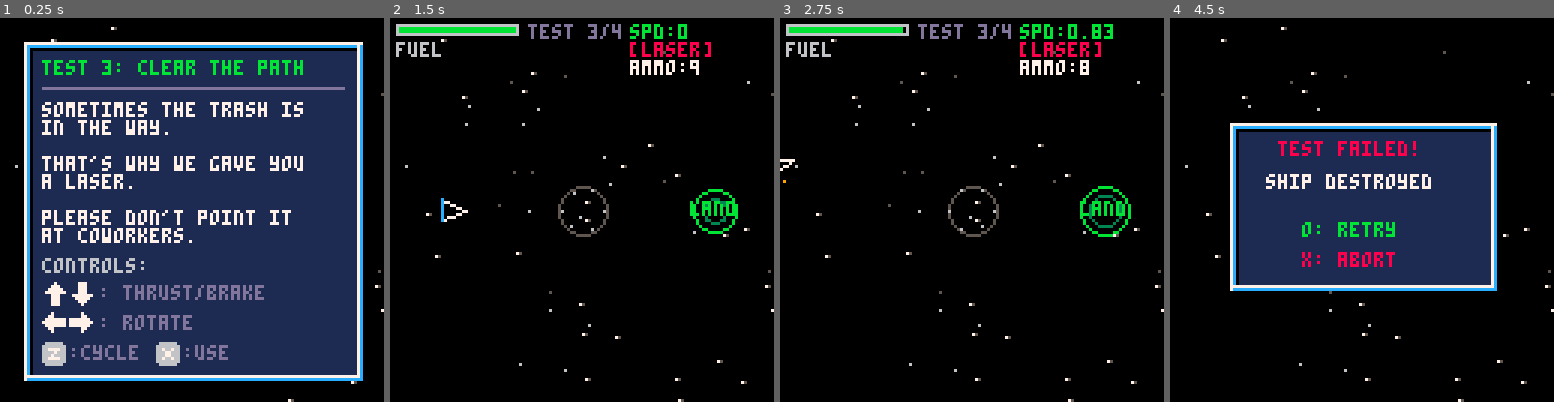
Above: before the commit, frames 1-4 (left to right).
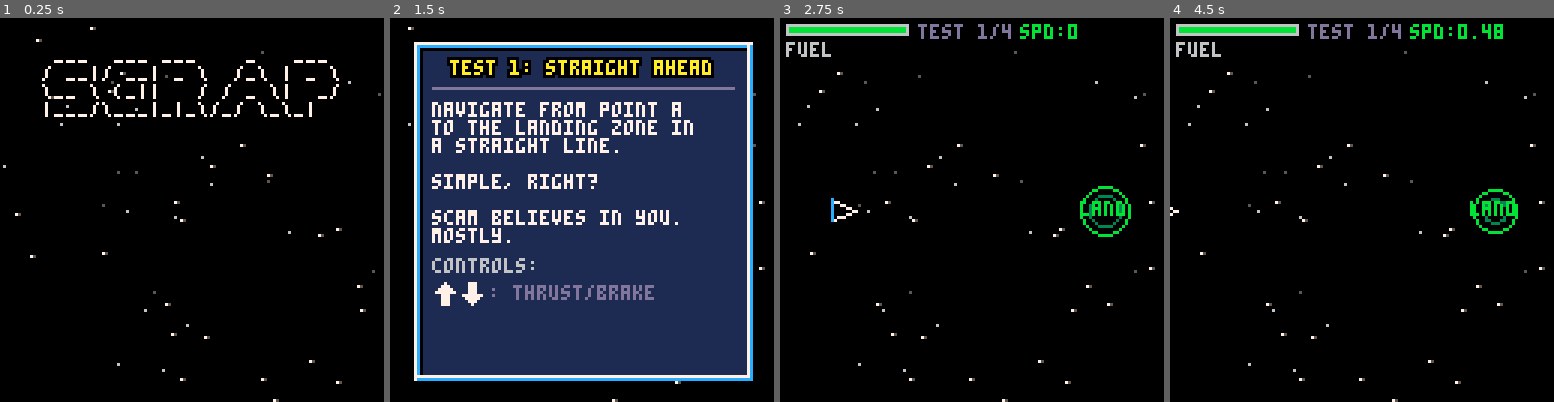
Above: after the commit, the same moments.

Repository: Dhebug/S.C.R.A.P.
Game: PICO-8 cartridge scrap.p8
Same seed, same stepped clock (60 frames per second), same inputs: the game is played once before the commit and once after it.
Inputs:
- Up to frame 1 (0.25 s): no input
- Up to frame 2 (1.5 s): tap X (X key) at 0.33, 1.07 s; tap O (Z key) at 0.7 s
- Up to frame 3 (2.75 s): hold Right 1.6-2.1 s; tap O (Z key) at 1.7, 2.1, 2.5 s; tap X (X key) at 1.85 s; hold Up 2.15-2.42 s; hold Right from 2.47 s (still down)
- Up to frame 4 (4.5 s): tap O (Z key) every 0.4 s from 2.9 to 4.1 s; tap X (X key) at 2.97, 4.08 s; release Right at 3.03 s; hold Left 3.08-3.58 s; hold Down 3.63-3.97 s; hold Right from 4.02 s (still down)

The runs differ from the first frame. In frame 1, 76% of the frame differs, in the area x 0-100%, y 2-100%; in frame 2, 76%, in the area x 1-100%, y 1-100%; in frame 3, 2.3%; in frame 4, 32%.

Commit message:
More centering and tweaking.

Diff:
--- a/scrap.p8
+++ b/scrap.p8
@@ -568,6 +568,25 @@
 }
 
 -------------------------------
+-- outlined text
+-------------------------------
+function cprint(t,y,c)
+ print(t,64-#t*2,y,c)
+end
+
+function coprint(t,y,c,oc)
+ local x=64-#t*2
+ for dx=-1,1 do
+  for dy=-1,1 do
+   if dx!=0 or dy!=0 then
+    print(t,x+dx,y+dy,oc)
+   end
+  end
+ end
+ print(t,x,y,c)
+end
+
+-------------------------------
 -- chrome panel
 -------------------------------
 function draw_panel(x0,y0,x1,y1)
@@ -773,7 +792,7 @@
  state=st_intro
  intro_timer=0
  --cheat: uncomment to skip to a level
- state=st_brief lvl=3
+ --state=st_brief lvl=3
 end
 
 prev_state=-1
@@ -878,7 +897,7 @@
   spr(3,31,73)
   print("rotation: "..mode,41,74,6)
   if flr(frame/15)%2==0 then
-   print("engage controls",36,98,11)
+   coprint("engage controls",98,11,0)
   end
  end
 
@@ -906,7 +925,7 @@
 
  draw_panel(8,8,120,120)
 
- print("test "..lvl..": "..lv.title,14,14,11)
+ coprint("test "..lvl..": "..lv.title,14,10,0)
  print("",14,26)
  -- draw line
  line(14,23,114,23,13)
@@ -935,7 +954,7 @@
  end
 
  if brief_timer>30 and flr(frame/15)%2==0 then
-  print("engage controls",18,112,11)
+  coprint("engage controls",122,11,0)
  end
 end
 
@@ -1037,12 +1056,12 @@
 
  draw_panel(20,40,108,80)
 
- print("test passed!",36,46,11)
+ coprint("test passed!",46,11,0)
  print("score: +"..score,38,56,7)
  print("total: "..total_score,38,64,13)
 
  if success_timer>60 and flr(frame/15)%2==0 then
-  print("engage controls",40,72,6)
+  coprint("engage controls",72,11,0)
  end
 end
 
@@ -1068,16 +1087,18 @@
 
  draw_panel(20,35,108,90)
 
- print("test failed!",36,41,8)
+ coprint("test failed!",41,8,0)
 
  if ship.fuel<=0 then
-  print("out of fuel",38,52,7)
+  cprint("out of fuel",52,7)
  else
-  print("ship destroyed",32,52,7)
- end
-
- print("o: retry",44,68,11)
- print("x: abort",44,78,8)
+  cprint("ship destroyed",52,7)
+ end
+
+ spr(4,44,67)
+ print(": retry",53,68,11)
+ spr(5,44,77)
+ print(": abort",53,78,8)
 end
 
 -------------------------------
@@ -1112,11 +1133,12 @@
 function draw_namein()
  draw_panel(15,30,113,95)
 
- print("certification",34,36,lvl>=max_lvl and 11 or 8)
+ local cc=lvl>=max_lvl and 11 or 8
+ coprint("certification",36,cc,0)
  if lvl>=max_lvl then
-  print("complete!",42,44,11)
+  coprint("complete!",44,11,0)
  else
-  print("incomplete",40,44,8)
+  coprint("incomplete",44,8,0)
  end
 
  print("total score: "..total_score,28,56,7)
@@ -1147,8 +1169,8 @@
 function draw_scores()
  draw_panel(10,10,118,118)
 
- print("s.c.r.a.p.",38,16,11)
- print("hall of fame",36,24,13)
+ coprint("s.c.r.a.p.",16,10,0)
+ coprint("hall of fame",24,13,0)
  line(20,32,108,32,13)
 
  print("name  score  level",24,38,6)
@@ -1168,7 +1190,7 @@
  end
 
  if flr(frame/15)%2==0 then
-  print("engage controls",32,110,6)
+  coprint("engage controls",110,11,0)
  end
 end
 
